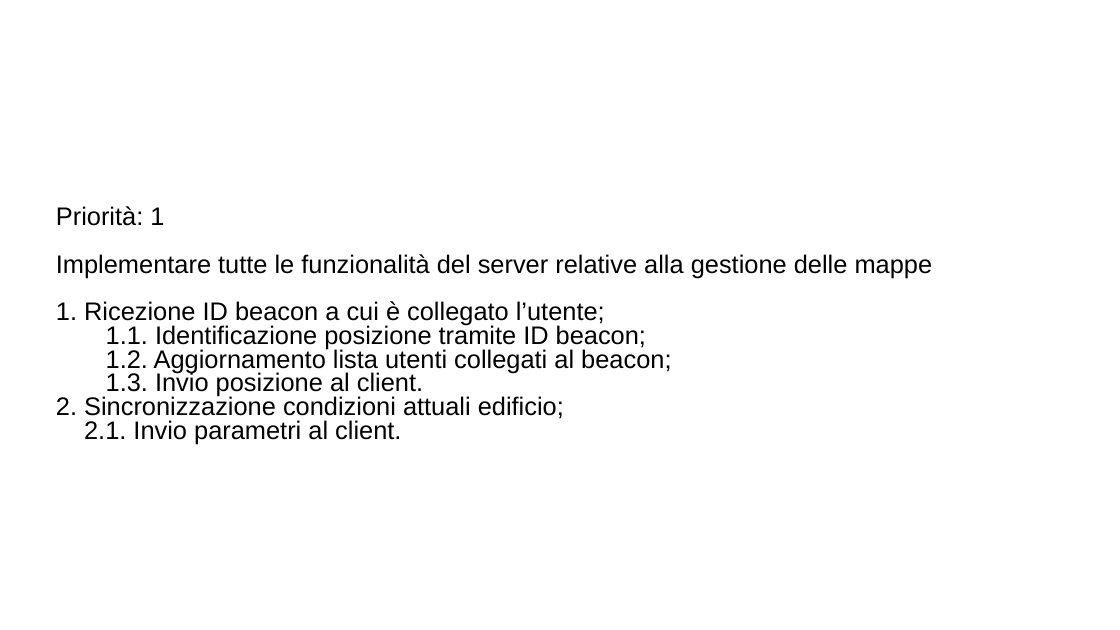
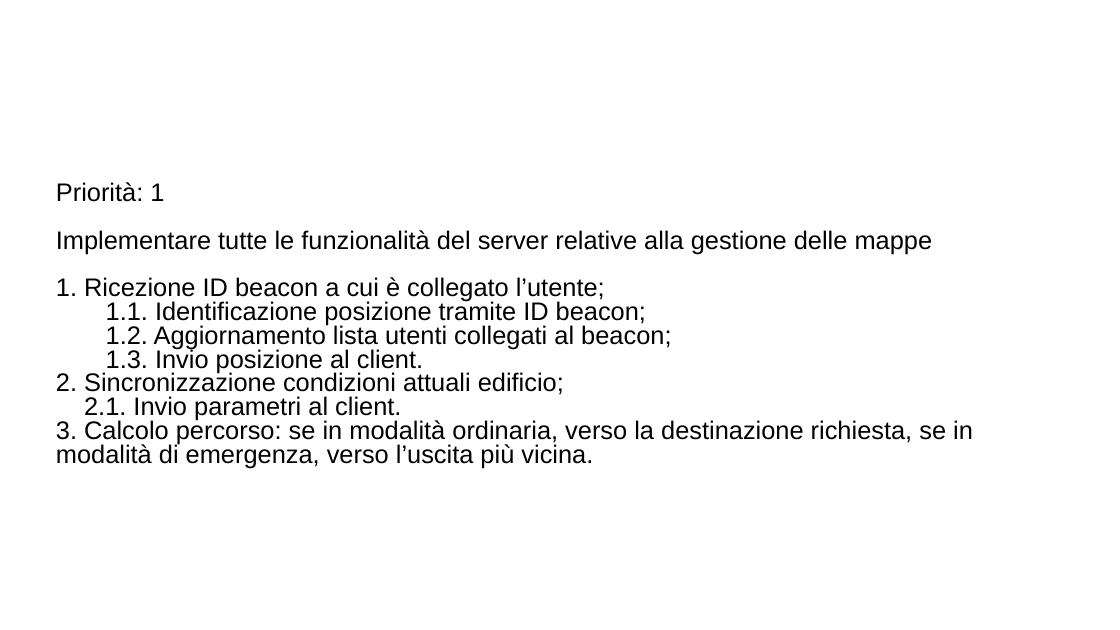
Before and after one commit to ecorradini/ProgettoIDS, a slide deck: slide 3 of AnalisiRequisiti/UserStories.ppt. Drawn at 1120x630 pixels with LibreOffice and Linux fonts; fonts in the diff are those of the drawing; background and template pictures are left out. Boxes give left, top, right and bottom in pixels: in the first picture for what was removed or moved away, otherwise in the second. Text is boxed around its words. In the diff, an @@ line names an element or a change of style, - is before the commit and + after.

```diff
--- a/AnalisiRequisiti/UserStories.ppt
+++ b/AnalisiRequisiti/UserStories.ppt
@@ text at [56, 418, 973, 468]: paragraph added @@
+3. Calcolo percorso: se in modalità ordinaria, verso la destinazione richiesta, se in modalità di emergenza, verso l’uscita più vicina.
```
Also in this commit, not shown: 3 other slides changed, 3 other files.
